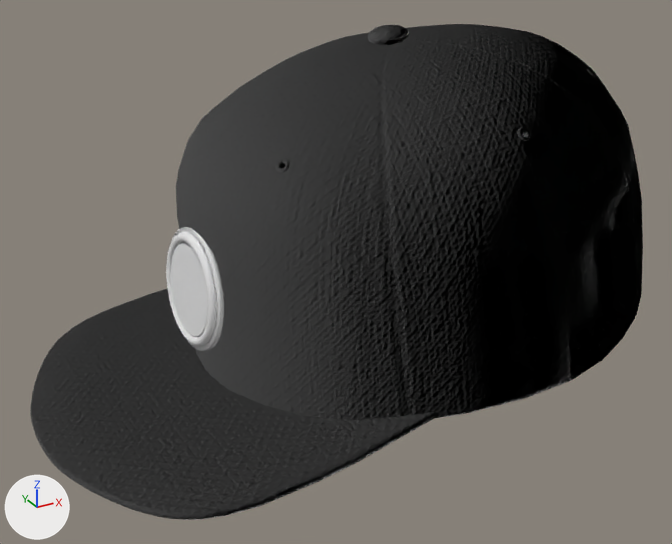
An edit to the glTF model models/03_aba_reta.glb, drawn before and after from the same camera.
Rendered twice from a 50 mm camera at (-0.215, -0.342, 0.152) aimed at (-0.029, -0.003, -0.017). Arrows for +X, +Y and +Z are at lower left; the lights stay in place. Where no turn or scale is listed for an object, it has been applied to the vertices. Vertices at the same position are counted once.

The first picture shows 'aba_cima', 'corpo', 'frente', 'logo', 'logo_relevo', 'logo_tras'.
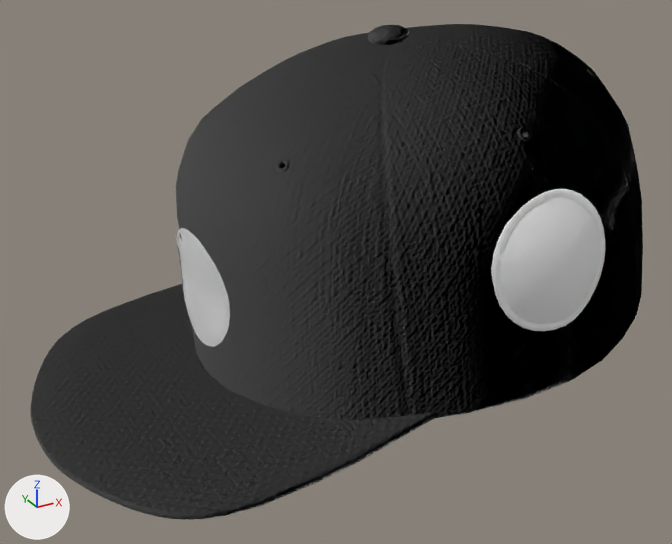
Pixel boxes (x1, y1, x2, y2) of what changed, in the pictures (672 x 544 px):
'logo_direito', added: after (491, 189, 605, 331)
'logo_frente', added: after (177, 228, 230, 347)
'logo', deleted: before (170, 244, 208, 336)
'logo_relevo', deleted: before (166, 232, 216, 346)
'logo_tras', reshaped, moved, turned, rescaled (not visible afterwards): before (171, 227, 224, 351)

Patch to the scene script:
```diff
--- a/models/03_aba_reta.glb.py
+++ b/models/03_aba_reta.glb.py
@@ mat_tecido_004 @@
+mat_tecido_004 = bpy.data.materials.new('tecido.004')
+# uses the picture img_fabric066_1k_jpg_normaldx
+# uses the picture img_fabric066_1k_jpg_roughness
@@ me_círculo_004 @@
 # used by ob_logo_tras; parent = ob_esfera_uv_006; location = (23.64, 5.862, 0.178); rotation_euler = (-1.497, 0.0375, 1.616), in degrees (-86, 2.1, 93); scale = (2.78, 2.78, 2.78)
-me_círculo_004.from_pydata(...)  # 140 vertices, 275 faces; spans x -0.0094..0.0094, y -0.0094..0.0094, z -0.001..0.0
-me_círculo_004.materials.append(mat_tecido_007)
+me_círculo_004.from_pydata(...)  # 968 vertices, 1930 faces; spans x -0.0086..0.0082, y -0.0089..0.0089, z -0.0047..-0.0023
+# me_círculo_004 part 1: 140 vertices removed from x -0.0094..0.0094, y -0.0094..0.0094, z -0.001..0.0; 968 vertices added at x -0.0086..0.0082, y -0.0089..0.0089, z -0.0047..-0.0023
+me_círculo_004.materials.append(mat_tecido_004)
@@ me_círculo_004_1 @@
+me_círculo_004_1.from_pydata(...)  # 1179 vertices, 1650 faces; spans x 0.0006..0.0073, y -0.0241..0.0249, z -0.0258..0.026
+me_círculo_004_1.materials.append(mat_tecido_007)
@@ me_círculo_001 @@
+me_círculo_001.from_pydata(...)  # 140 vertices, 275 faces; spans x -0.0282..0.0282, y -0.0022..0.0077, z -0.0284..0.0279
+me_círculo_001.materials.append(mat_tecido_006)
@@ ob_logo @@
-ob_logo = bpy.data.objects.new('logo', me_círculo_003)
-ob_logo.location = (-0.0983, -0.0018, -0.0114)
@@ ob_logo_relevo @@
-ob_logo_relevo = bpy.data.objects.new('logo_relevo', me_toróide_002)
-ob_logo_relevo.location = (-0.0969, -0.0016, -0.0114)
@@ ob_logo_tras @@
 ob_logo_tras.parent = ob_esfera_uv_006
-ob_logo_tras.location = (23.64, 5.862, 0.178)
-ob_logo_tras.rotation_euler = (-1.497, 0.0375, 1.616)  # degrees (-86, 2.1, 93)
-ob_logo_tras.scale = (2.78, 2.78, 2.78)
+ob_logo_tras.location = (23.87, 5.869, 0.227)
+ob_logo_tras.rotation_euler = (-1.31, -0.105, -1.543)  # degrees (-75, -6, -88)
+ob_logo_tras.scale = (3.16, 3.01, 3.01)
@@ ob_logo_frente @@
+ob_logo_frente = bpy.data.objects.new('logo_frente', me_círculo_004_1)
+ob_logo_frente.location = (-0.0969, -0.0016, -0.0114)
@@ ob_logo_direito @@
+ob_logo_direito = bpy.data.objects.new('logo_direito', me_círculo_001)
+ob_logo_direito.location = (0.0193, -0.0933, 0.0112)
```
